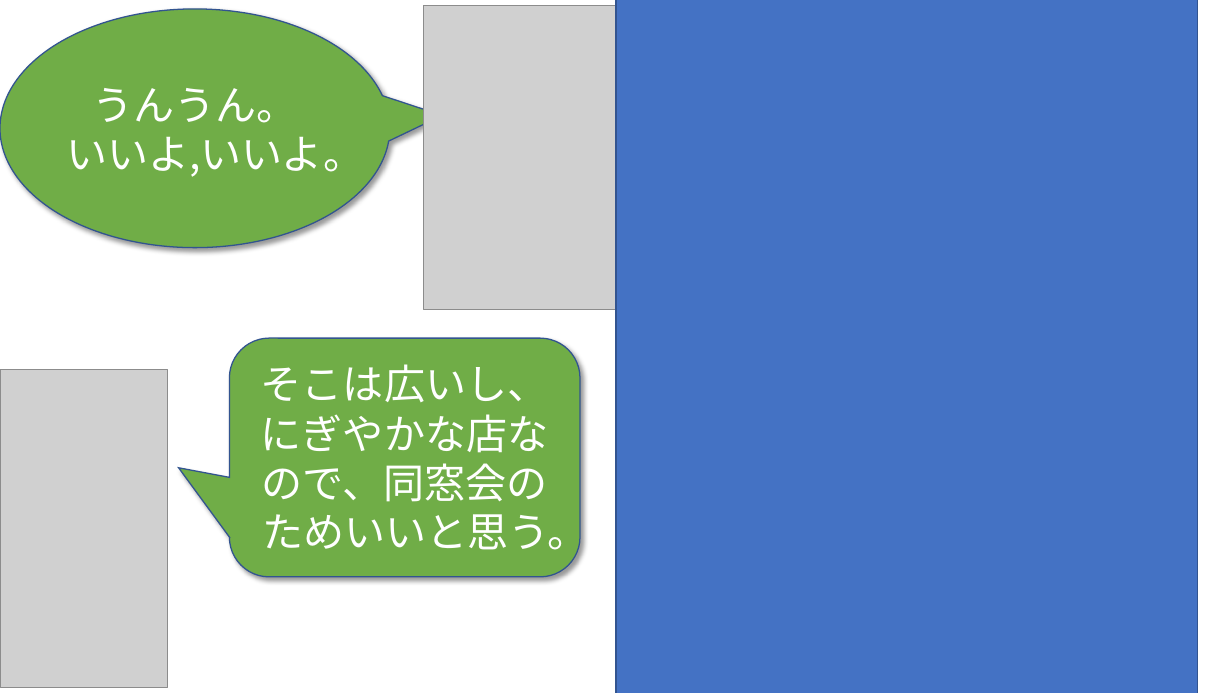
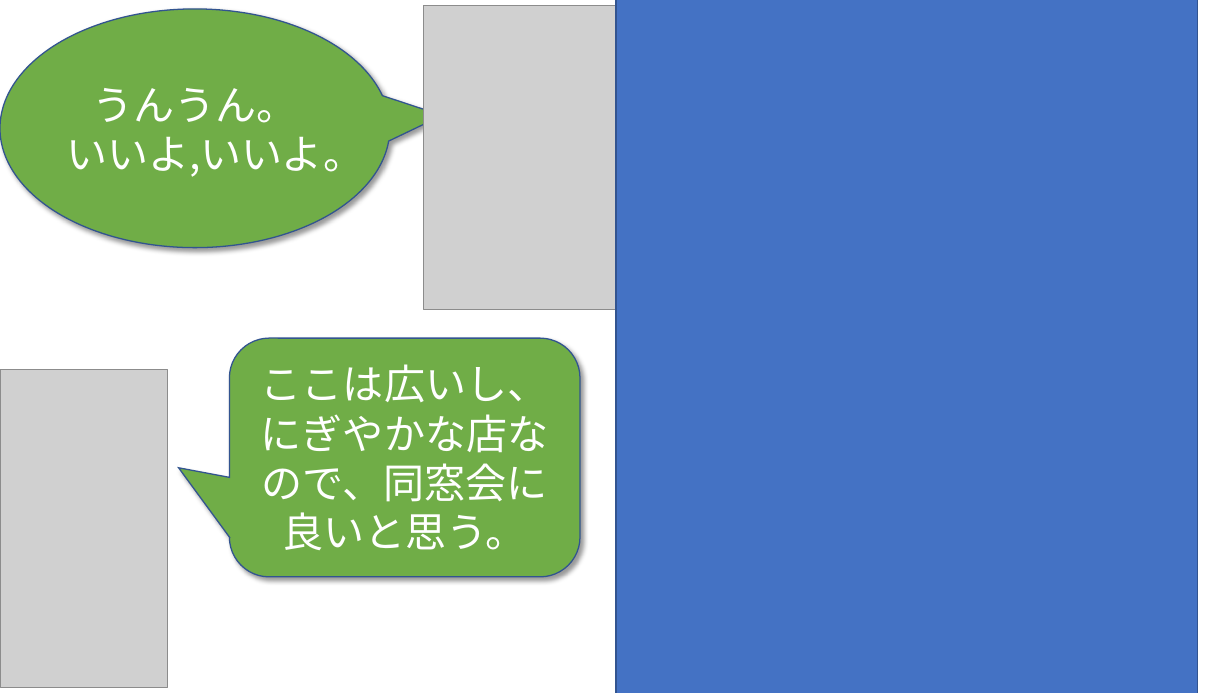
Before and after one commit to phuchung97/phuchung97.github.io, a slide deck: slide 9 of design/story.pptx. Drawn at 1232x693 pixels with LibreOffice and Linux fonts; fonts in the diff are those of the drawing; grey boxes stand for pictures; background and template pictures are left out. Boxes give left, top, right and bottom in pixels: in the first picture for what was removed or moved away, otherwise in the second. Text is boxed around its words. In the diff, an @@ line names an element or a change of style, - is before the commit and + after.

```diff
--- a/design/story.pptx
+++ b/design/story.pptx
@@ text in rounded speech box at (261,364,549,550): text changed @@
-そこは広いし、にぎやかな店なので、同窓会のためいいと思う。
+ここは広いし、にぎやかな店なので、同窓会に良いと思う。
```
Also in this commit, not shown: 7 other slides changed, 14 other files.
